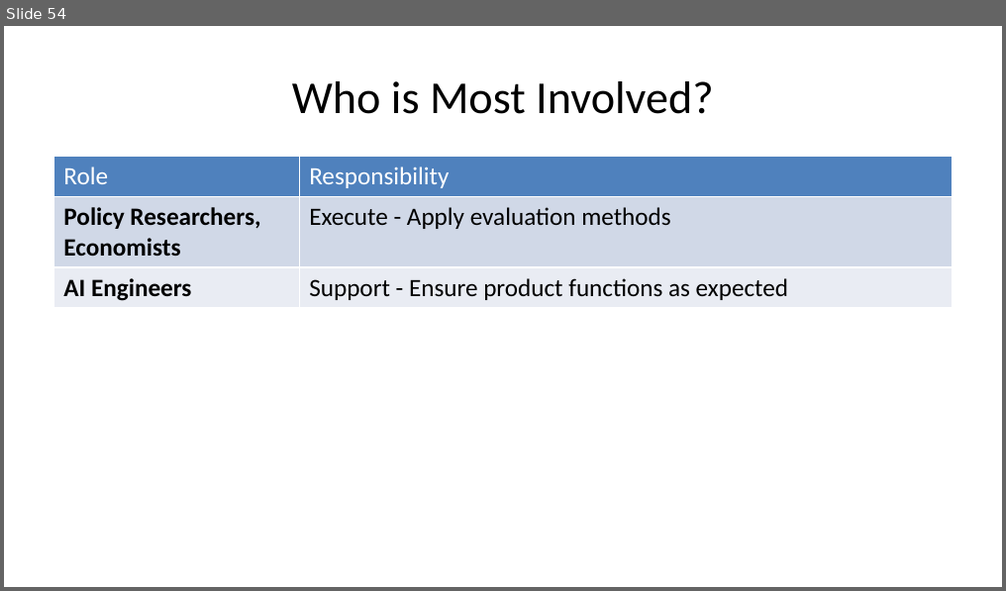
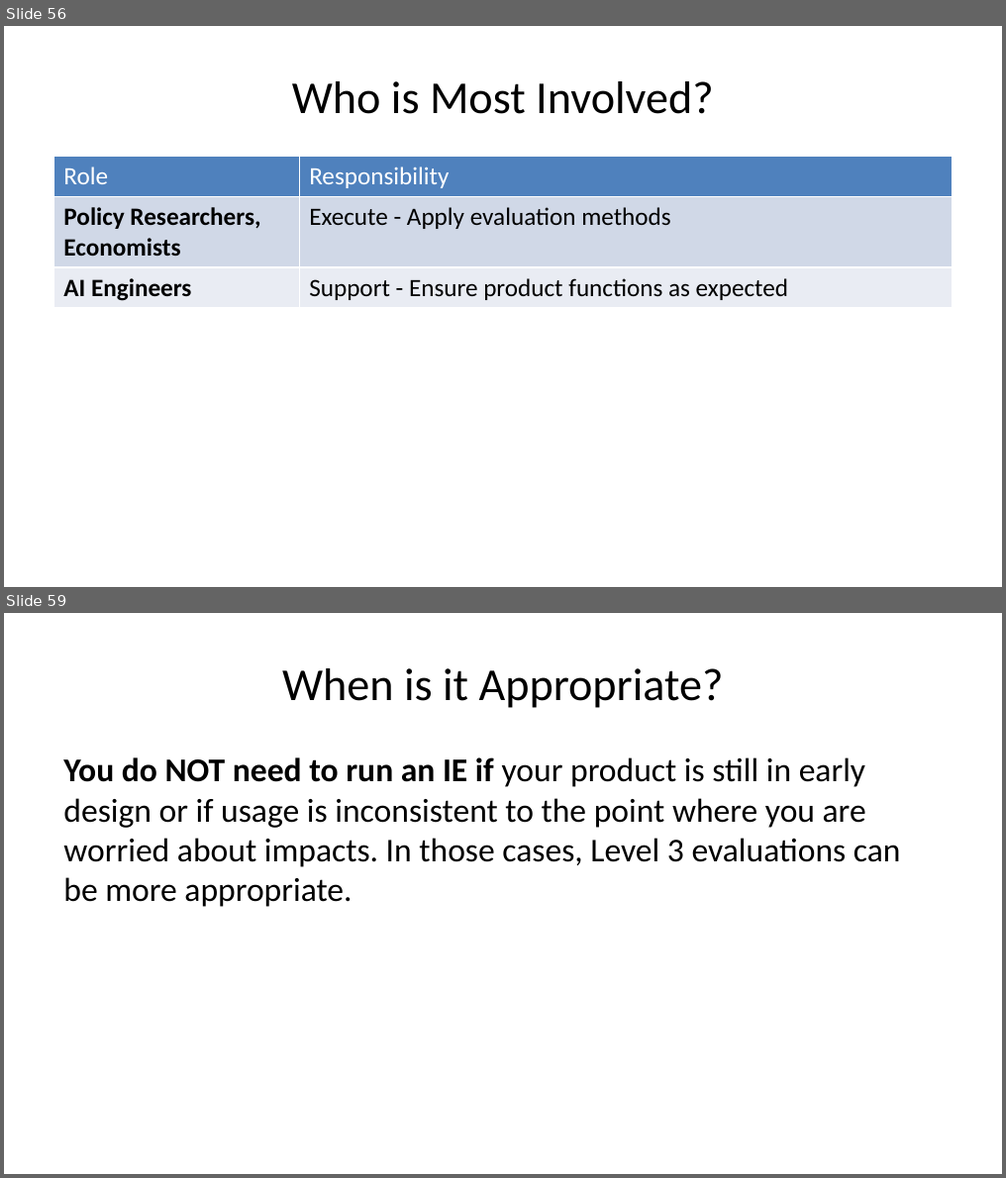
Before and after one commit to littlehifive/taf-ai-eval-pre, a slide deck: presentation/ai_eval_presentation.pptx. Shown one above the other, each under a label of ours: slide 54 before the commit, slides 56 and 59 after it; the slides between them are not shown. The pictures are 1006x591 and 1006x1178 pixels, drawn with LibreOffice and Linux fonts; fonts in the diff are those of the drawing. Boxes give left, top, right and bottom in pixels: in the first picture for what was removed or moved away, otherwise in the second. Text is boxed around its words. In the diff, an @@ line names an element or a change of style, - is before the commit and + after.

```diff
--- a/presentation/ai_eval_presentation.pptx
+++ b/presentation/ai_eval_presentation.pptx
@@ slide 59 added at [4, 613, 1002, 1174], background #FFFFFF @@
@@ title added at [282, 668, 724, 708], 33 pt, text #000000 @@
+When is it Appropriate?
@@ text added at [63, 758, 901, 907], 24 pt, text #000000 @@
+You do NOT need to run an IE if your product is still in early design or if usage is inconsistent to the point where you are worried about impacts. In those cases, Level 3 evaluations can be more appropriate.
@@ what was slide 54 is now slide 56 @@
```
Also in this commit, not shown: 24 slides changed, 3 other slides added, 1 slide removed, 6 other files.
